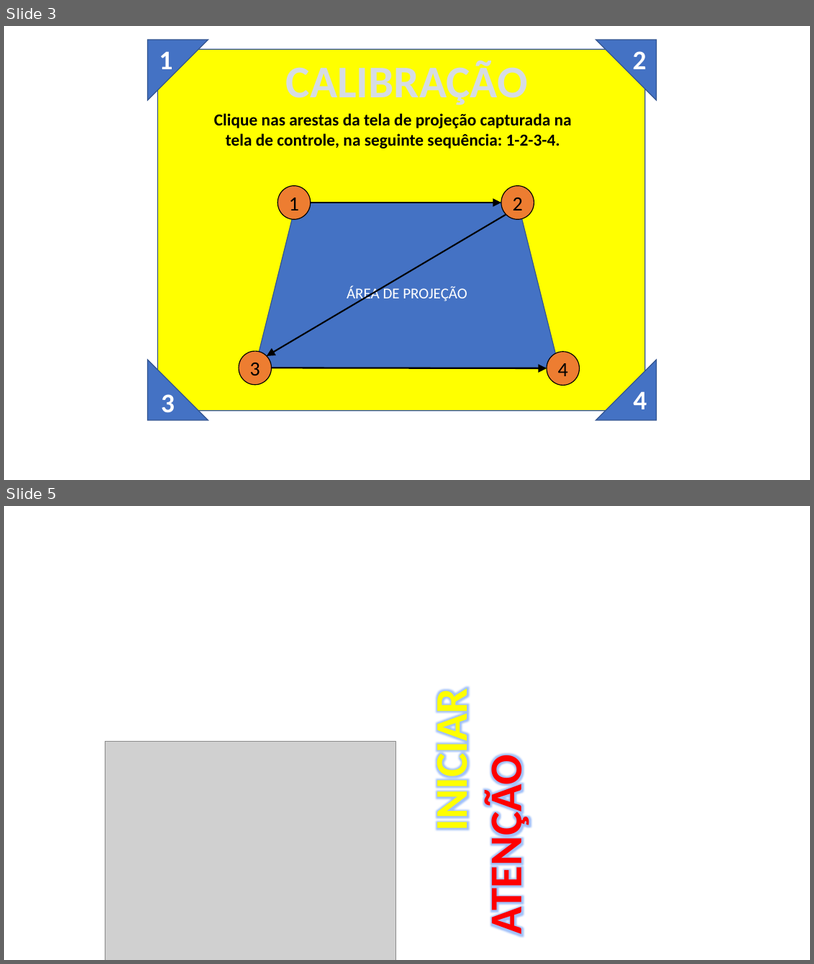
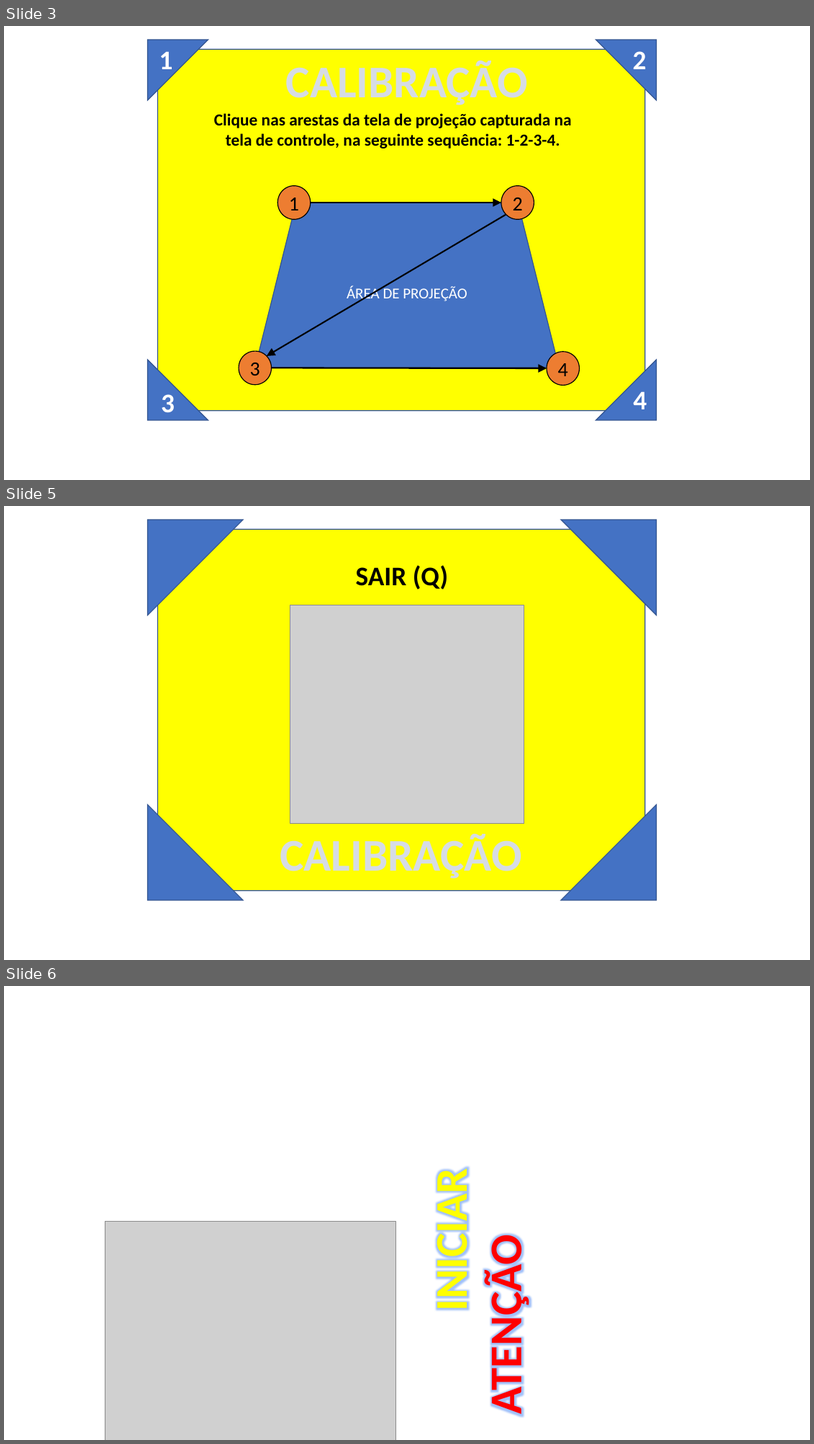
Before and after one commit to luisEduardoBet/T-TEA2.0, a slide deck: Source/Assets/Repetea_Figuras/Avisos.pptx. Shown one above the other, each under a label of ours: slides 3 and 5 before the commit, slides 3, 5 and 6 after it; the slides between them are not shown. The pictures are 814x964 and 814x1444 pixels, drawn with LibreOffice and Linux fonts; fonts in the diff are those of the drawing; grey boxes stand for pictures. Boxes give left, top, right and bottom in pixels: in the first picture for what was removed or moved away, otherwise in the second. Text is boxed around its words. In the diff, an @@ line names an element or a change of style, - is before the commit and + after.

```diff
--- a/Source/Assets/Repetea_Figuras/Avisos.pptx
+++ b/Source/Assets/Repetea_Figuras/Avisos.pptx
@@ slide 5 added at box(4, 506, 810, 960), background #FFFFFF @@
@@ right triangle added at box(147, 520, 243, 615), fill #4472C4, outline #325491 1 pt @@
@@ right triangle added at box(561, 520, 657, 615), fill #4472C4, outline #325491 1 pt @@
@@ rounded rectangle added at box(157, 529, 646, 890), fill #FFFF00, outline #325491 1 pt @@
@@ text added at box(356, 565, 448, 590), 32 pt, text #000000, bold @@
+SAIR (Q)
@@ picture added at box(290, 605, 525, 824) @@
@@ right triangle added at box(147, 804, 243, 900), fill #4472C4, outline #325491 1 pt @@
@@ right triangle added at box(561, 804, 657, 900), fill #4472C4, outline #325491 1 pt @@
@@ text added at box(280, 833, 522, 878), 54 pt, text pattern #44546A on #D6DCE5, bold @@
+CALIBRAÇÃO
@@ what was slide 5 is now slide 6 @@
```
Also in this commit, not shown: 1 slide changed.
